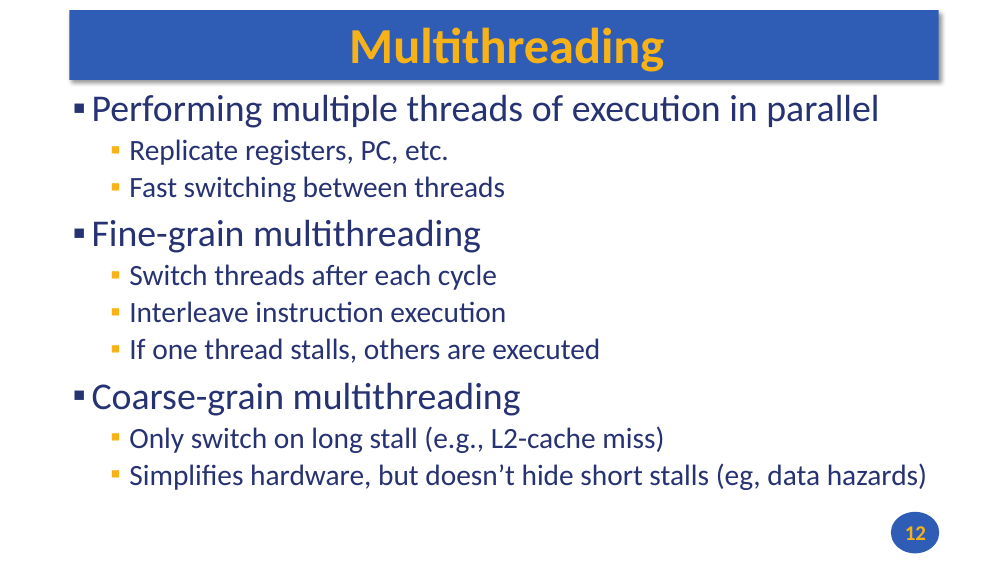
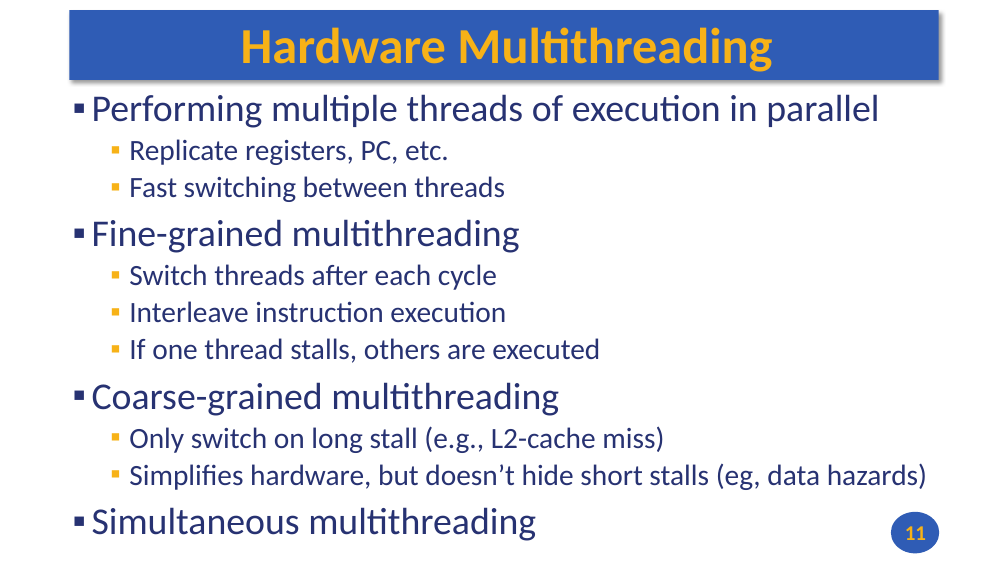
Before and after one commit to andrewt0301/hse-acos-course, a slide deck: slide 11 of docs/part1ca/14_TLP/CA_Lecture_14.pptx (slide 12 before the commit). Drawn at 1008x567 pixels with LibreOffice and Linux fonts; fonts in the diff are those of the drawing. Boxes give left, top, right and bottom in pixels: in the first picture for what was removed or moved away, otherwise in the second. Text is boxed around its words. In the diff, an @@ line names an element or a change of style, - is before the commit and + after.

```diff
--- a/docs/part1ca/14_TLP/CA_Lecture_14.pptx
+++ b/docs/part1ca/14_TLP/CA_Lecture_14.pptx
@@ title at (241,27,772,72): text changed @@
-Multithreading
+Hardware Multithreading
@@ text at (92,219,520,253): text changed @@
-▪ Fine-grain multithreading
+▪ Fine-grained multithreading
@@ text at (92,382,559,416): text changed @@
-▪ Coarse-grain multithreading
+▪ Coarse-grained multithreading
@@ text at (92,507,536,541): paragraph added @@
+▪ Simultaneous multithreading
@@ page number at (905,526,926,540): text changed @@
-12
+11
```
Also in this commit, not shown: 11 other slides changed, 3 slides added, 2 other files.
